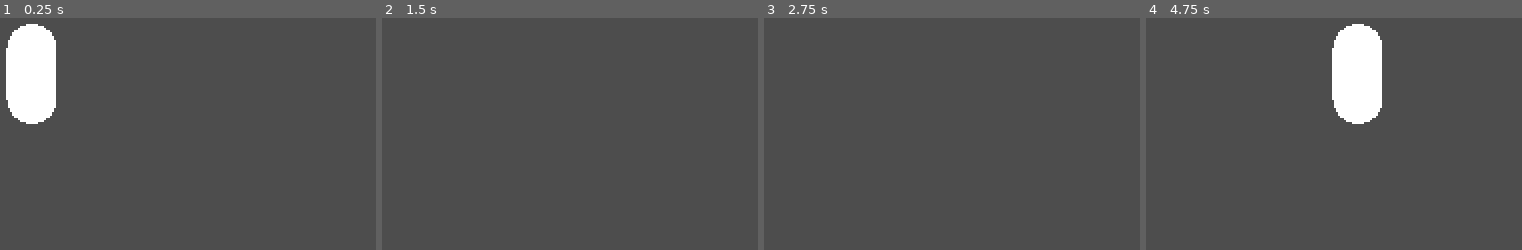
Above: before the commit, frames 1-4 (left to right).
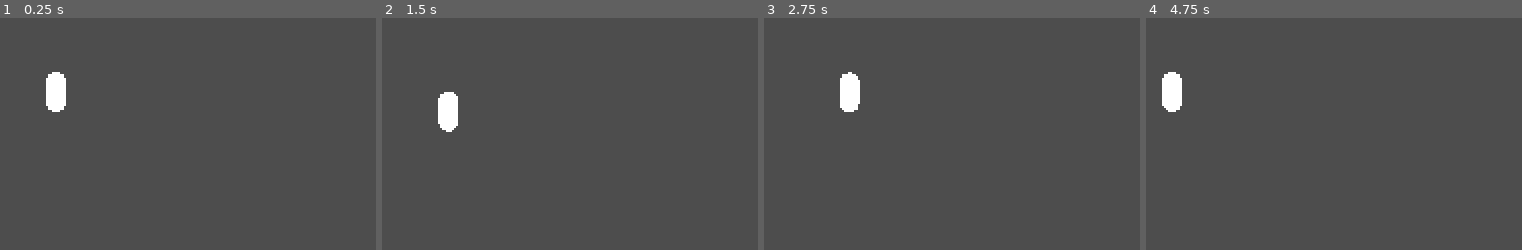
Above: after the commit, the same moments.

Repository: Spookyinator/TroglodyteCSGame
Game: Godot game, scene res://World/level.tscn
Two runs of this game, one before a commit and one after it. Both use one fixed random seed, a clock stepped at 60 frames per second and the inputs below. The project has no main scene, so this scene is started directly.
Inputs:
- Up to frame 1 (0.25 s): no input
- Up to frame 2 (1.5 s): tap Enter at 0.5 s; hold D (Right) 0.53-1.28 s; hold S (Down) from 1.28 s (still down)
- Up to frame 3 (2.75 s): release S (Down) at 2.03 s; hold D (Right) from 2.03 s (still down)
- Up to frame 4 (4.75 s): release D (Right) at 2.78 s; hold W (Up) 2.78-3.53 s; hold A (Left) from 3.53 s (still down)

The runs differ from the first frame. In frame 1, 5.1% of the frame differs, in the area x 1-18%, y 2-46%; in frame 2, 0.8%; in frame 3, 0.8%; in frame 4, 5.9%, in the area x 4-63%, y 2-46%.

Commit message:
character controller, camera

Diff:
--- a/CSPGame/Player/player.gd
+++ b/CSPGame/Player/player.gd
@@ -1,7 +1,7 @@
 extends CharacterBody2D
 
 
-const SPEED = 300.0
+const SPEED = 75.0
 
 func _physics_process(delta):
 
@@ -16,4 +16,5 @@
 		velocity.y = SPEED * directiony
 	else:
 		velocity.y = lerp(SPEED, 0.0, 1.0)
+
 	move_and_slide()
--- a/CSPGame/Player/player.tscn
+++ b/CSPGame/Player/player.tscn
@@ -10,9 +10,9 @@
 script = ExtResource("1_phvfc")
 
 [node name="CollisionShape2D" type="CollisionShape2D" parent="."]
-scale = Vector2(1.175, 1.175)
+scale = Vector2(0.48, 0.48)
 shape = SubResource("CapsuleShape2D_h630y")
 
 [node name="MeshInstance2D" type="MeshInstance2D" parent="."]
-scale = Vector2(25, 25)
+scale = Vector2(10, 10)
 mesh = SubResource("CapsuleMesh_xdr6x")
--- a/CSPGame/World/level.tscn
+++ b/CSPGame/World/level.tscn
@@ -4,5 +4,13 @@
 
 [node name="Level" type="Node2D"]
 
+[node name="Camera2D" type="Camera2D" parent="."]
+position = Vector2(148, 81)
+process_callback = 0
+position_smoothing_enabled = true
+
 [node name="Player" parent="." instance=ExtResource("1_dyldr")]
 position = Vector2(148, 81)
+
+[node name="RemoteTransform2D" type="RemoteTransform2D" parent="Player"]
+remote_path = NodePath("../../Camera2D")
